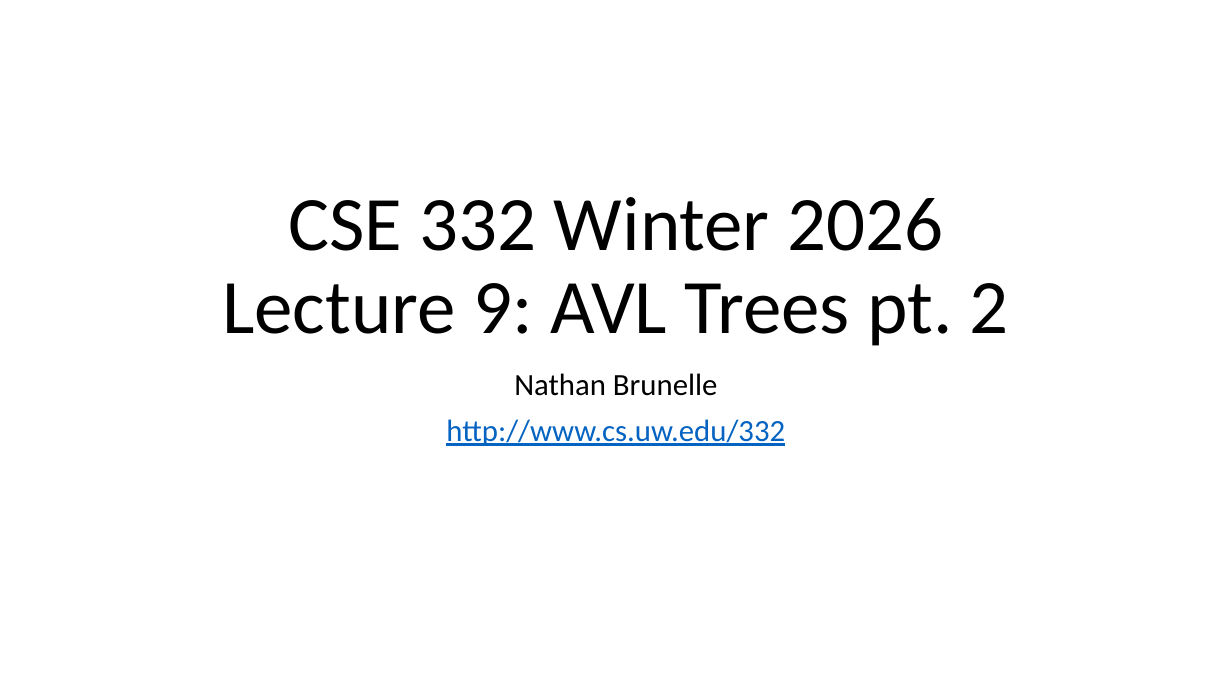
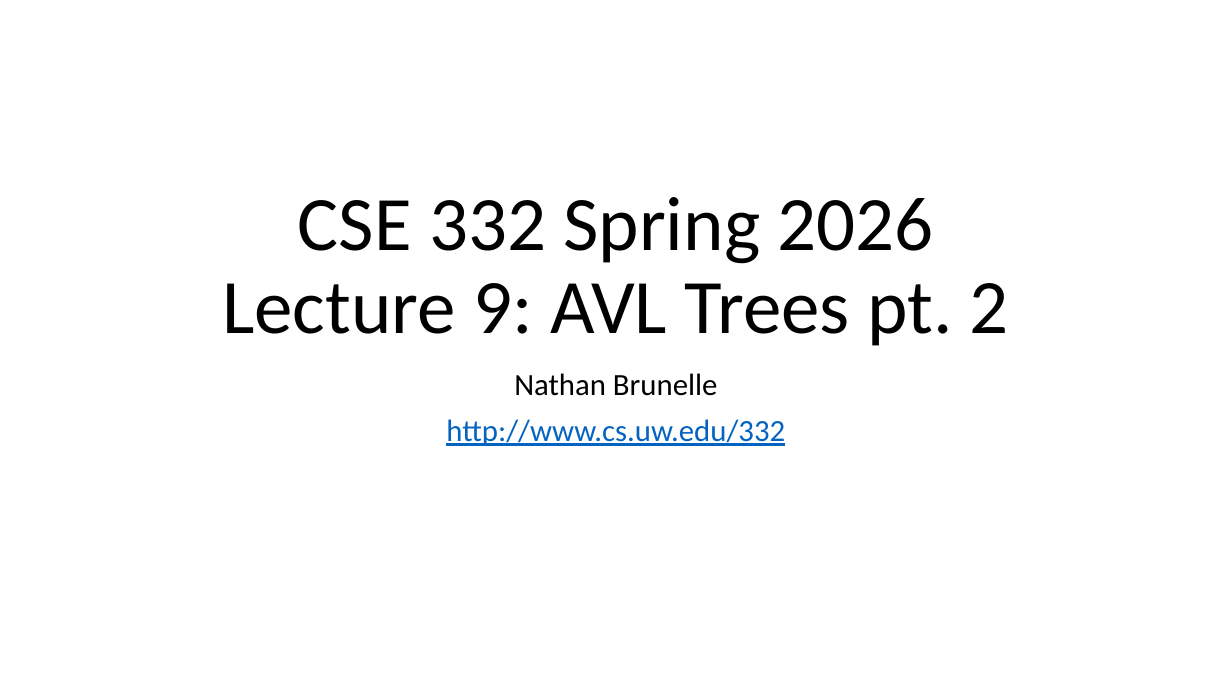
Before and after one commit to natebrunelle/cse332, a slide deck: slide 1 of markdown/files/slides/lecture9_avl2.pptx. Drawn at 1232x693 pixels with LibreOffice and Linux fonts; fonts in the diff are those of the drawing. Boxes give left, top, right and bottom in pixels: in the first picture for what was removed or moved away, otherwise in the second. Text is boxed around its words. In the diff, an @@ line names an element or a change of style, - is before the commit and + after.

```diff
--- a/markdown/files/slides/lecture9_avl2.pptx
+++ b/markdown/files/slides/lecture9_avl2.pptx
@@ title at bbox=[222, 197, 1009, 346]: text changed @@
-CSE 332 Winter 2026
-Lecture 9: AVL Trees pt. 2
+CSE 332 Spring 2026
+Lecture 9: AVL Trees pt. 2
```
Also in this commit, not shown: 15 other slides changed, 1 slide added, 2 slides removed, 9 other files.
